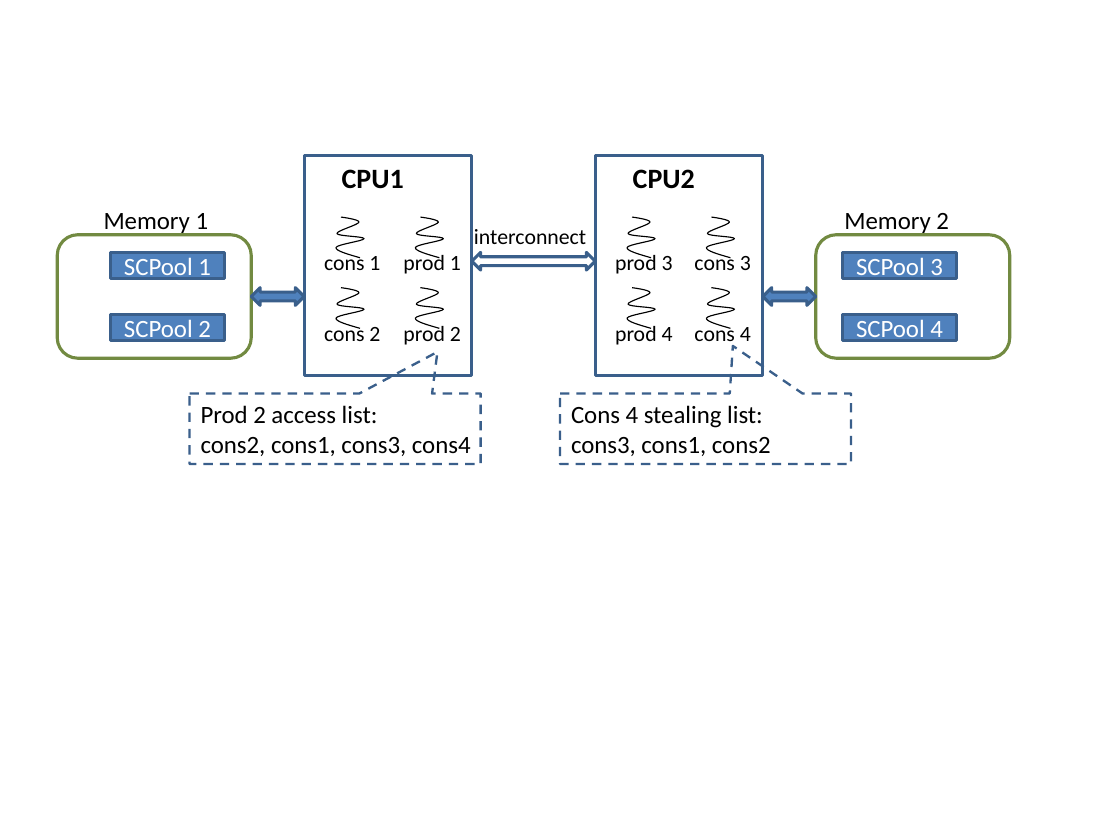
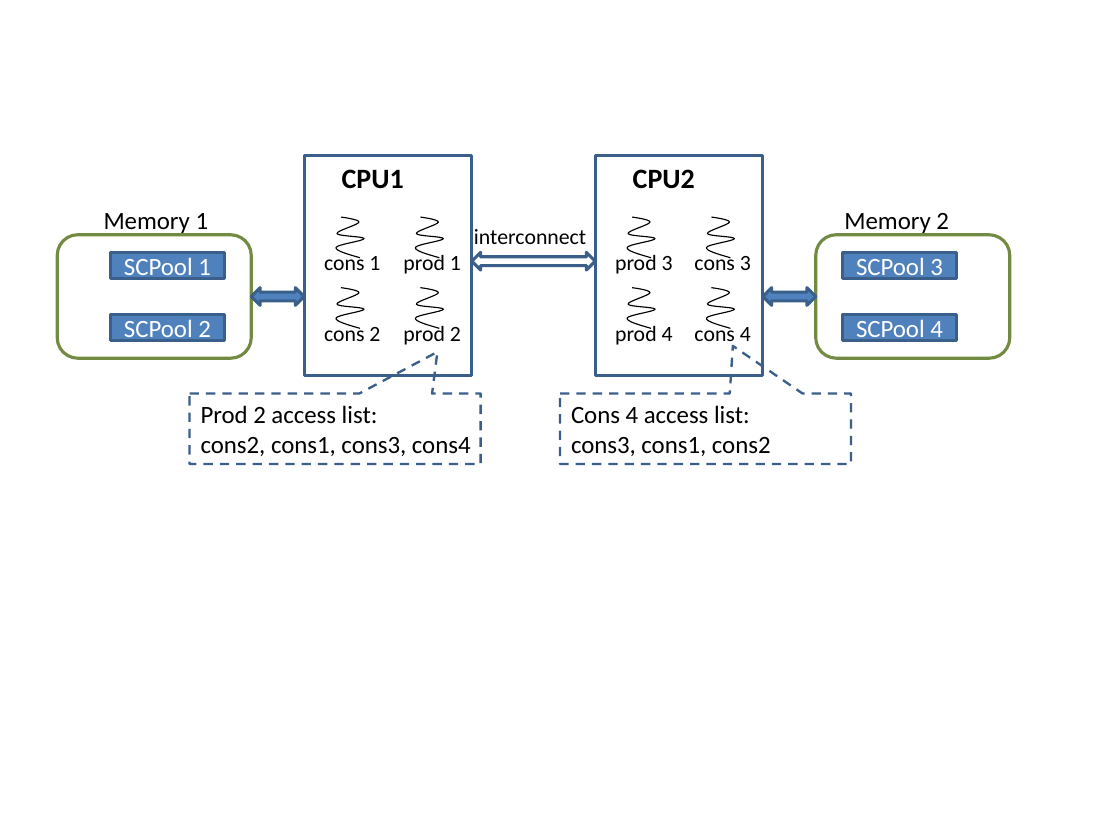
Before and after one commit to Jokeren/COMP522, a slide deck: slide 1 of paper/figures/figures.pptx. Drawn at 1120x840 pixels with LibreOffice and Linux fonts; fonts in the diff are those of the drawing. Boxes give left, top, right and bottom in pixels: in the first picture for what was removed or moved away, otherwise in the second. Text is boxed around its words. In the diff, an @@ line names an element or a change of style, - is before the commit and + after.

```diff
--- a/paper/figures/figures.pptx
+++ b/paper/figures/figures.pptx
@@ text at [571,405,750,424]: text changed @@
-Cons 4 stealing list:
+Cons 4 access list:
```
Also in this commit, not shown: 1 other slide changed, 9 other files.
